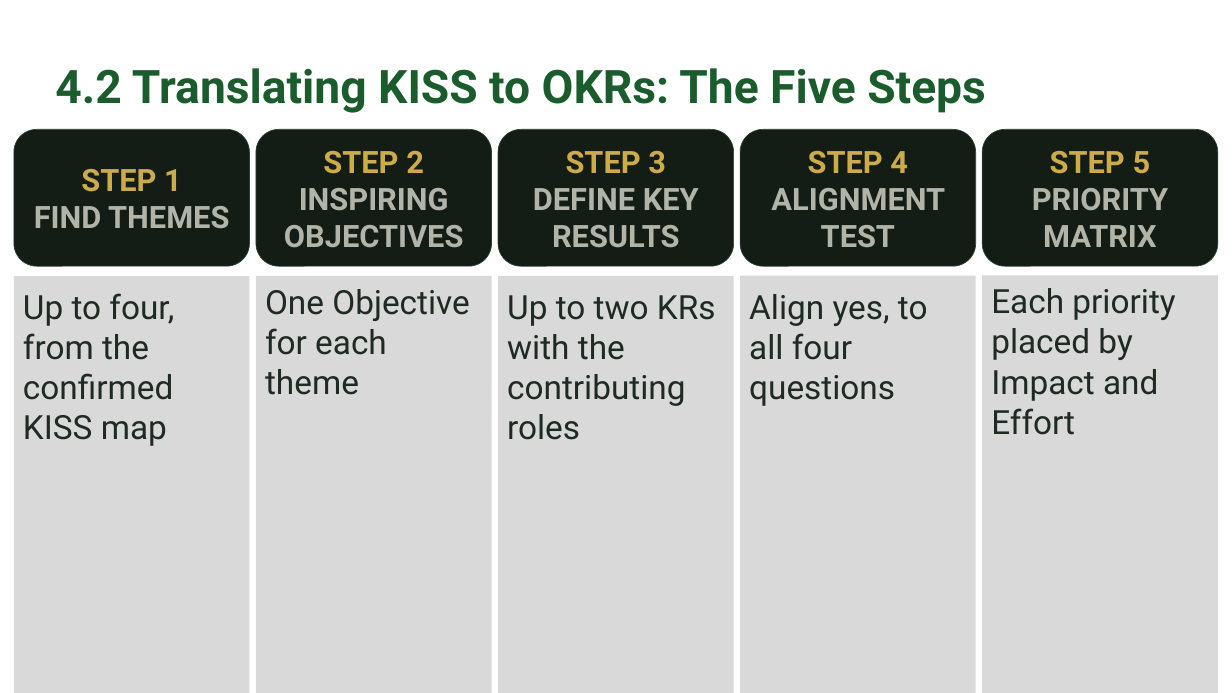
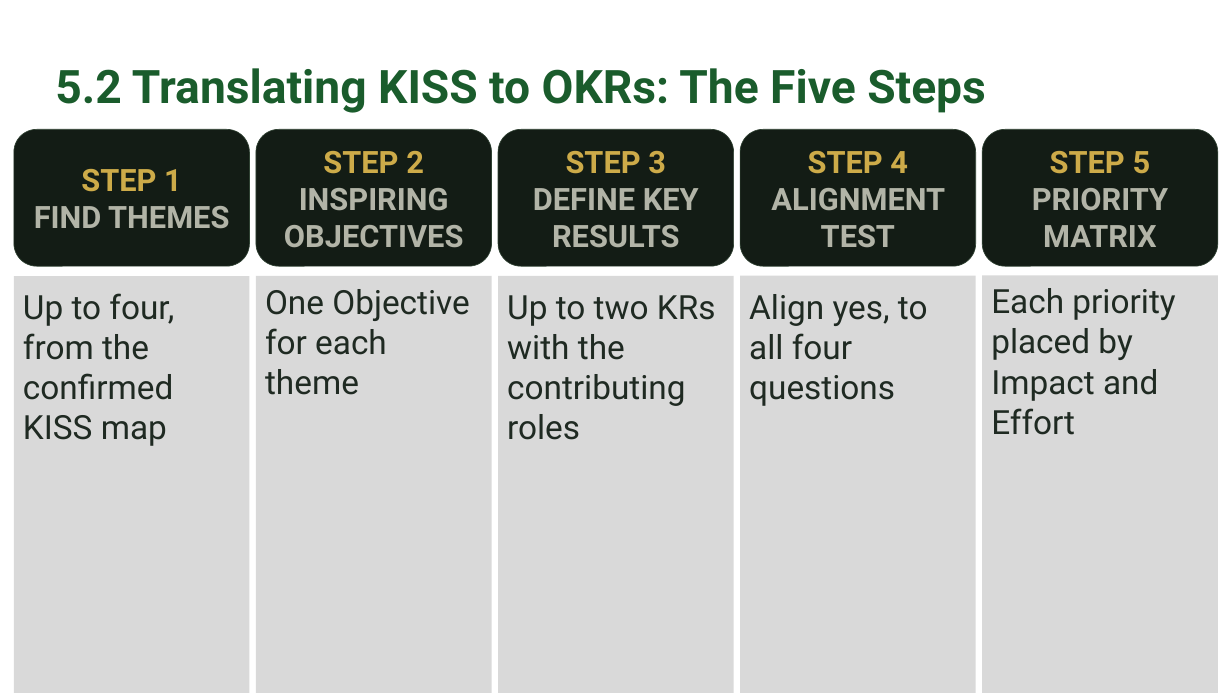
Before and after one commit to IBSL26/ibsl-platform, a slide deck: slide 33 of Unit decks/Unit 03 - SiP KISS Mapping & OKR Definition.pptx (slide 31 before the commit). Drawn at 1232x693 pixels with LibreOffice and Linux fonts; fonts in the diff are those of the drawing. Boxes give left, top, right and bottom in pixels: in the first picture for what was removed or moved away, otherwise in the second. Text is boxed around its words. In the diff, an @@ line names an element or a change of style, - is before the commit and + after.

```diff
--- a/Unit decks/Unit 03 - SiP KISS Mapping & OKR Definition.pptx
+++ b/Unit decks/Unit 03 - SiP KISS Mapping & OKR Definition.pptx
@@ text at <box>55,68,986,113</box>: text changed @@
-4.2 Translating KISS to OKRs: The Five Steps
+5.2 Translating KISS to OKRs: The Five Steps
```
Also in this commit, not shown: 4 other slides changed, 28 other files.
